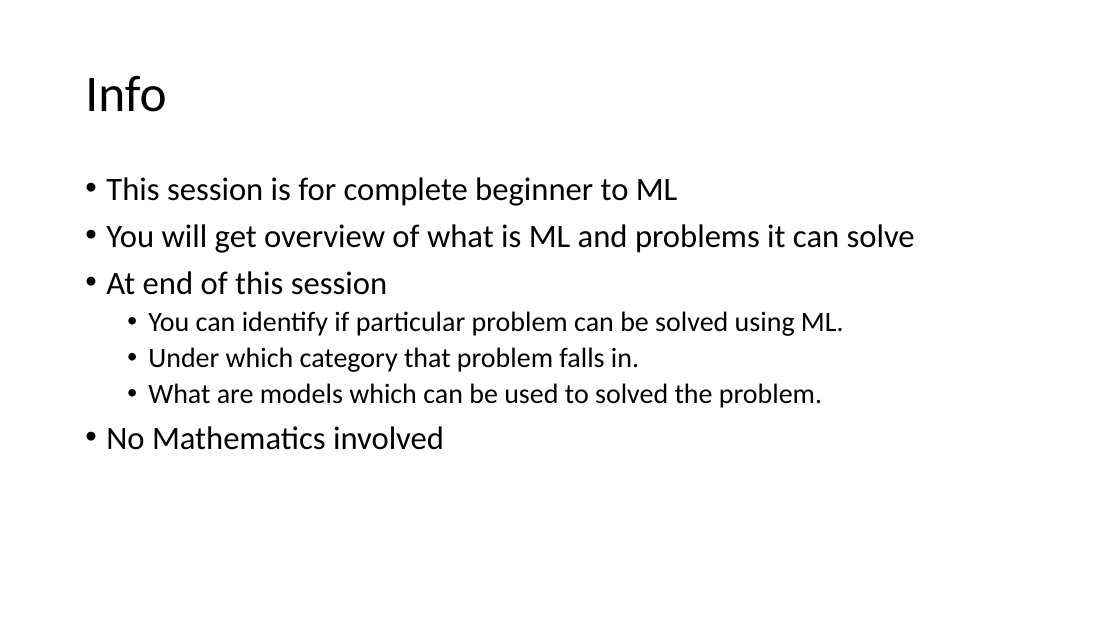
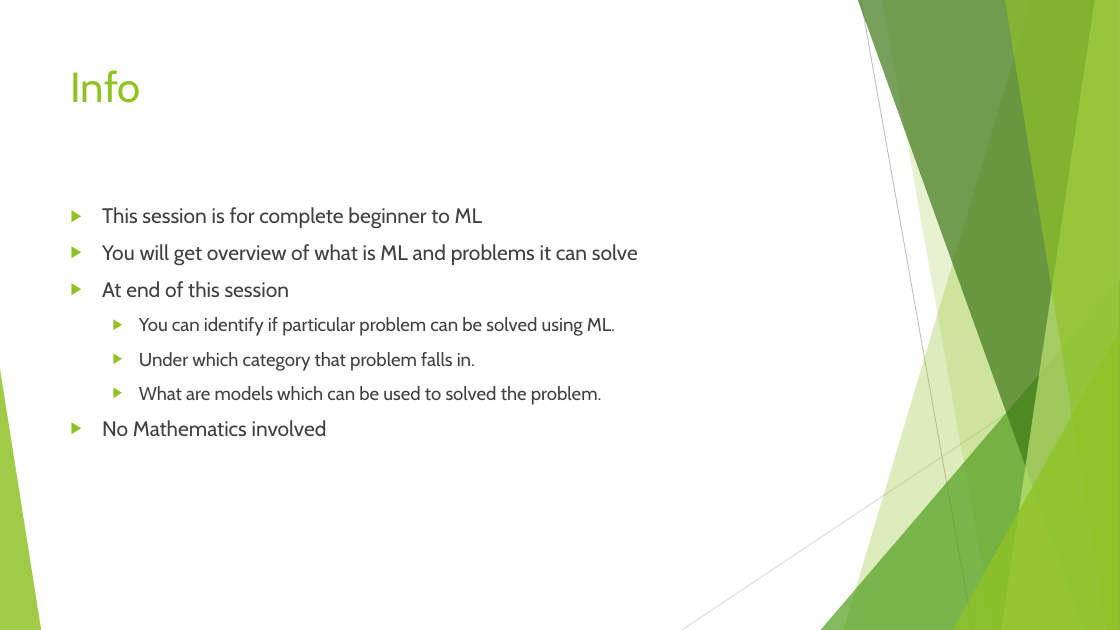
Before and after one commit to mehul-vaidya/ML_Projects, a slide deck: slide 2 of Hands-on Machine Learning.pptx. Drawn at 1120x630 pixels with LibreOffice and Linux fonts; fonts in the diff are those of the drawing. Boxes give left, top, right and bottom in pixels: in the first picture for what was removed or moved away, otherwise in the second. Text is boxed around its words. In the diff, an @@ line names an element or a change of style, - is before the commit and + after.

```diff
--- a/Hands-on Machine Learning.pptx
+++ b/Hands-on Machine Learning.pptx
@@ title "Info": place and size @@
-title "Info" at [85, 76, 166, 112]
+title "Info" at [71, 70, 141, 103]
@@ title "Info" at [71, 70, 141, 103]: size 44 to 36 pt, font Calibri to Cabin, text colour #000000 to #90C226; line spacing 0.9 to 1; vertical alignment middle to top @@
@@ text "This session is for complete ...": place and size @@
-text "This session is for complete ..." at [106, 177, 915, 450]
+text "This session is for complete ..." at [102, 207, 638, 436]
@@ text "This session is for complete ..." at [102, 207, 638, 436]: size 28 to 18 pt in "This session is for complete beginner to ...", "You will get overview of what is ...", "At end of this session", "No Mathematics involved"; font Calibri to Cabin, text colour #000000 to #404040; size 24 to 16 pt in "You can identify if particular problem can ...", "Under which category that problem falls in.", "What are models which can be used ..."; bullet • to ▶; line spacing 0.9 to 1; more space between paragraphs @@
@@ group added at [0, 0, 1120, 630]: 5 freeform shapes, 3 triangles, 2 lines @@
```
Also in this commit, not shown: 11 other slides changed, 1 other file.
